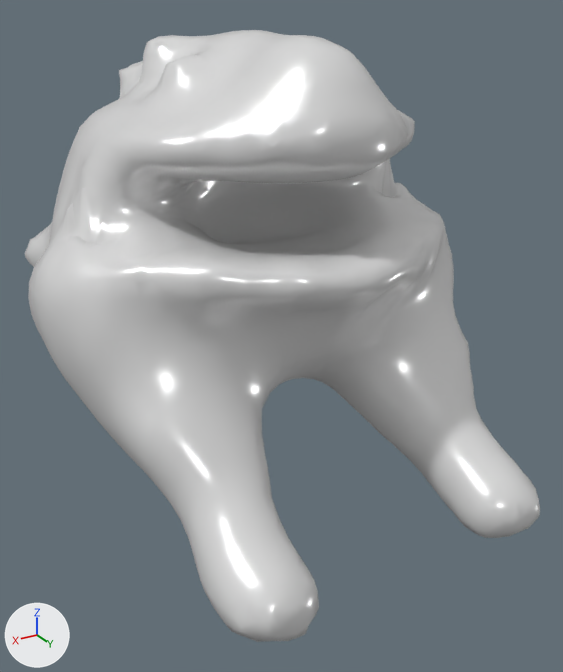
An edit to the FBX model Assets/Meshes/Mobs/Gorfus/Gorfus.fbx, drawn before and after from the same camera.
One viewpoint serves both versions: a camera (50 mm lens) standing at (2.31, 4.46, 1.54) and looking at (-0.34, 0.04, -0.67). The lights are fixed; the arrows at lower left show +X, +Y and +Z.
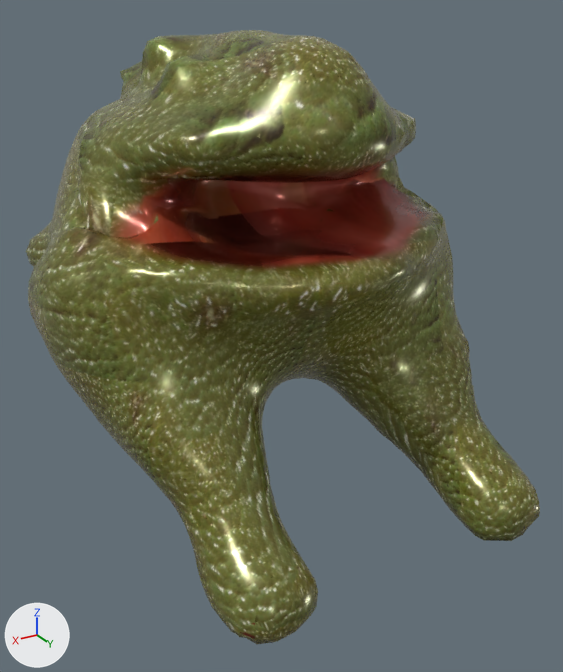
The newer file is also turned or shifted as a whole; pictures and numbers use the older file's frame.

Boxes [x1, y1, x2, y2] around the edits, measured in the pictures (563 x 672 px):
'Cube', surface changed, turned, rescaled (grey to yellow)
    before: [25, 30, 540, 642]
    after: [26, 30, 540, 644]

Patch to the scene script:
```diff
--- a/Assets/Meshes/Mobs/Gorfus/Gorfus.fbx.py
+++ b/Assets/Meshes/Mobs/Gorfus/Gorfus.fbx.py
@@ img_material_base_color_png @@
+img_material_base_color_png = load_image('Material Base Color.png', 'Material Base Color.png', 1024, 1024, 'sRGB')
@@ mat_material @@
 mat_material = principled_material('Material')
-mat_material.base_color = (0.8, 0.8, 0.8)  # white #e7e7e7
+mat_material.texture = img_material_base_color_png  # with its transparency
 mat_material.metallic = 0.25
@@ ob_cube @@
 ob_cube.location = (0.0, 0.0, 0.0)
+ob_cube.rotation_euler = (3.142, 0.0, 0.0)  # degrees (180, 0, 0)
+ob_cube.scale = (-1.0, -1.0, -1.0)
```
